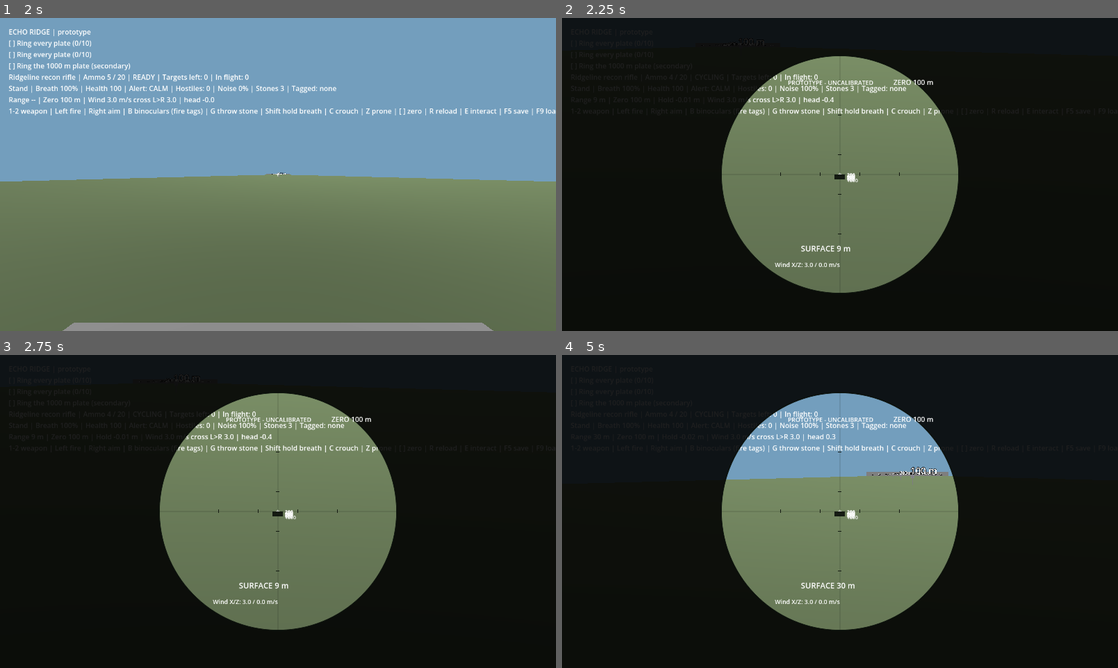
Above: before the commit, frames 1-4 (two rows, left to right).
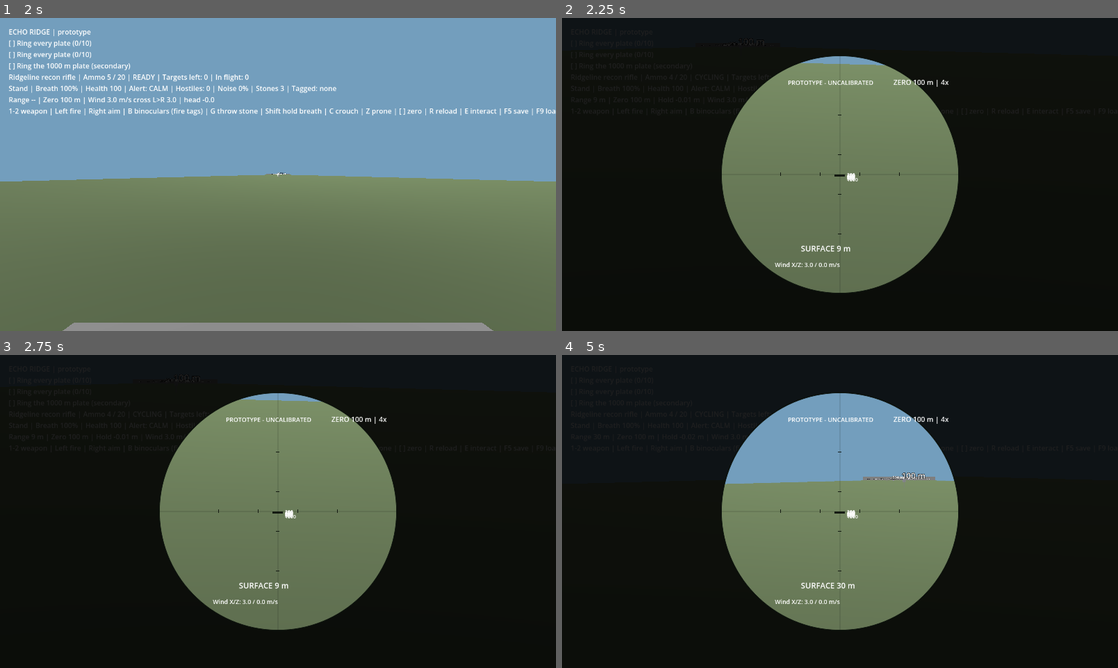
Above: after the commit, the same moments.

Repository: adam656677-oss/sniper
Game: Godot game, scene res://scenes/ui/main_menu.tscn
Same seed, same stepped clock (60 frames per second), same inputs: the game is played once before the commit and once after it.
Inputs (mouse positions are in pixels of both pictures, inside the frame that each line leads up to):
- Up to frame 1 (2 s): click "Missions" at 0.5 s; click "Shooting range" at 1.25 s
- Up to frame 2 (2.25 s): tap Enter at 2 s; move the mouse to (867, 174) at 2.02 s; hold W (move_forward) from 2.03 s (still down); hold Right mouse button (aim) from 2.03 s (still down); click (867, 174) at 2.17 s
- Up to frame 3 (2.75 s): keep holding W (move_forward); keep holding Right mouse button (aim); tap T (tag) at 2.3 s
- Up to frame 4 (5 s): keep holding W (move_forward); tap N (restart) at 2.75, 3.5, 4.25 s; move the mouse to (812, 511) at 2.77 s; release Right mouse button (aim) at 2.78 s; tap T (tag) at 2.85 s; click (812, 511) at 2.92 s; tap Mouse wheel up (zoom_in, bound only after the commit) at 3.05 s; move the mouse to (851, 505) at 3.52 s; hold Mouse wheel up (zoom_in, bound only after the commit) 3.53-4.28 s; click (851, 505) at 3.67 s; tap Mouse wheel down (zoom_out, bound only after the commit) at 3.8, 4.35 s; move the mouse to (834, 517) at 4.27 s; click (834, 517) at 4.42 s; right-click (834, 517) at 4.55 s

Frame 1 is identical in both runs. In frame 2, 1.0% of the frame differs, in the area x 31-70%, y 12-53%; in frame 3, 1.0%; in frame 4, 1.5%, in the area x 29-71%, y 18-53%.

Commit message:
Render the scope through a SubViewport with variable magnification
Checklist item 1.1 (logic and structure). ScopeView is a SubViewport
sharing the mission world whose camera copies the player camera every
frame at 4x to 12x magnification relative to the hip field of view; the
mouse wheel steps it while aiming. The scope overlay draws the viewport
texture as a disc inside the reticle, labels the magnification, and
scales holdover marks by the scope's angular resolution. Scope suite
extended.

Co-Authored-By: Claude Fable 5.1 <noreply@anthropic.com>
Claude-Session: https://claude.ai/code/session_01Eowivxxx5e3dLJLdS68ERi

Diff:
--- a/compound_mission.tscn
+++ b/compound_mission.tscn
@@ -11,6 +11,7 @@
 [ext_resource type="Script" path="res://scenes/player/stealth_kit.gd" id="9"]
 [ext_resource type="Script" path="res://scenes/ui/pause_menu.gd" id="10"]
 [ext_resource type="Script" path="res://scenes/ui/results_screen.gd" id="11"]
+[ext_resource type="Script" path="res://scenes/weapons/scope_view.gd" id="12"]
 
 [node name="CompoundMission" type="Node3D"]
 script = ExtResource("1")
@@ -31,6 +32,12 @@
 
 [node name="StealthKit" type="Node" parent="."]
 script = ExtResource("9")
+
+[node name="ScopeView" type="SubViewport" parent="."]
+size = Vector2i(1024, 1024)
+script = ExtResource("12")
+
+[node name="Camera3D" type="Camera3D" parent="ScopeView"]
 
 [node name="HUDLayer" type="CanvasLayer" parent="."]
 
--- a/main.tscn
+++ b/main.tscn
@@ -11,6 +11,7 @@
 [ext_resource type="Script" path="res://scenes/player/stealth_kit.gd" id="9"]
 [ext_resource type="Script" path="res://scenes/ui/pause_menu.gd" id="10"]
 [ext_resource type="Script" path="res://scenes/ui/results_screen.gd" id="11"]
+[ext_resource type="Script" path="res://scenes/weapons/scope_view.gd" id="12"]
 
 [node name="Mission" type="Node3D"]
 script = ExtResource("1")
@@ -31,6 +32,12 @@
 
 [node name="StealthKit" type="Node" parent="."]
 script = ExtResource("9")
+
+[node name="ScopeView" type="SubViewport" parent="."]
+size = Vector2i(1024, 1024)
+script = ExtResource("12")
+
+[node name="Camera3D" type="Camera3D" parent="ScopeView"]
 
 [node name="HUDLayer" type="CanvasLayer" parent="."]
 
--- a/mission.gd
+++ b/mission.gd
@@ -11,6 +11,7 @@
 @onready var killcam: KillCam = $KillCam
 @onready var stealth: StealthKit = $StealthKit
 @onready var results: ResultsScreen = $HUDLayer/Results
+@onready var scope_view: ScopeView = $ScopeView
 var measured_range := -1.0
 var last_long_shot := 0.0
 var stats := {"shots": 0, "hits": 0, "kills": 0, "longest_kill": 0.0, "elapsed": 0.0, "detections": 0}
@@ -25,6 +26,7 @@
 	player.position = level.spawn_point
 	weapon.camera = camera
 	weapon.excluded = [player.get_rid()]
+	scope_view.source = camera
 	weapon.body_hit.connect(level.on_body_hit)
 	weapon.wind = level.wind
 	level.player = player
@@ -167,6 +169,12 @@
 		weapon.adjust_zero(-1)
 	elif event.is_action_pressed("skip_killcam"):
 		killcam.skip()
+	elif event.is_action_pressed("zoom_in"):
+		if is_aiming():
+			scope_view.zoom_in()
+	elif event.is_action_pressed("zoom_out"):
+		if is_aiming():
+			scope_view.zoom_out()
 	elif event.is_action_pressed("binoculars"):
 		stealth.toggle_binoculars()
 	elif event.is_action_pressed("tag"):
--- a/project.godot
+++ b/project.godot
@@ -117,3 +117,11 @@
 "deadzone": 0.5,
 "events": [Object(InputEventKey,"resource_local_to_scene":false,"resource_name":"","device":-1,"window_id":0,"alt_press …(196 unchanged characters)…
 }
+zoom_in={
+"deadzone": 0.5,
+"events": [Object(InputEventMouseButton,"resource_local_to_scene":false,"resource_name":"","device":-1,"window_id":0,"alt_pressed":false,"shift_pressed":false,"ctrl_pressed":false,"meta_pressed":false,"pressed":false,"button_mask":0,"position":Vector2(0, 0),"global_position":Vector2(0, 0),"factor":1.0,"button_index":4,"canceled":false,"pressed":false,"double_click":false,"script":null)]
+}
+zoom_out={
+"deadzone": 0.5,
+"events": [Object(InputEventMouseButton,"resource_local_to_scene":false,"resource_name":"","device":-1,"window_id":0,"alt_pressed":false,"shift_pressed":false,"ctrl_pressed":false,"meta_pressed":false,"pressed":false,"button_mask":0,"position":Vector2(0, 0),"global_position":Vector2(0, 0),"factor":1.0,"button_index":5,"canceled":false,"pressed":false,"double_click":false,"script":null)]
+}
--- a/range_mission.tscn
+++ b/range_mission.tscn
@@ -11,6 +11,7 @@
 [ext_resource type="Script" path="res://scenes/player/stealth_kit.gd" id="9"]
 [ext_resource type="Script" path="res://scenes/ui/pause_menu.gd" id="10"]
 [ext_resource type="Script" path="res://scenes/ui/results_screen.gd" id="11"]
+[ext_resource type="Script" path="res://scenes/weapons/scope_view.gd" id="12"]
 
 [node name="RangeMission" type="Node3D"]
 script = ExtResource("1")
@@ -31,6 +32,12 @@
 
 [node name="StealthKit" type="Node" parent="."]
 script = ExtResource("9")
+
+[node name="ScopeView" type="SubViewport" parent="."]
+size = Vector2i(1024, 1024)
+script = ExtResource("12")
+
+[node name="Camera3D" type="Camera3D" parent="ScopeView"]
 
 [node name="HUDLayer" type="CanvasLayer" parent="."]
 
--- /dev/null
+++ b/scenes/weapons/scope_view.gd
@@ -0,0 +1,46 @@
+class_name ScopeView
+extends SubViewport
+
+# Renders the magnified scope picture. The scope camera follows the player's
+# camera every frame; magnification is relative to the hip field of view.
+
+const ZOOM_MIN := 4.0
+const ZOOM_MAX := 12.0
+const ZOOM_STEP := 2.0
+
+var source: Camera3D
+var zoom := ZOOM_MIN
+@onready var camera: Camera3D = $Camera3D
+
+func _ready() -> void:
+	own_world_3d = false
+	render_target_update_mode = SubViewport.UPDATE_ALWAYS
+
+static func fov_for_zoom(magnification: float, hip_fov: float) -> float:
+	return rad_to_deg(2.0 * atan(tan(deg_to_rad(hip_fov) * 0.5) / maxf(magnification, 1.0)))
+
+func set_zoom(value: float) -> void:
+	zoom = clampf(snappedf(value, ZOOM_STEP), ZOOM_MIN, ZOOM_MAX)
+
+func zoom_in() -> bool:
+	var before := zoom
+	set_zoom(zoom + ZOOM_STEP)
+	return zoom != before
+
+func zoom_out() -> bool:
+	var before := zoom
+	set_zoom(zoom - ZOOM_STEP)
+	return zoom != before
+
+func current_fov() -> float:
+	return fov_for_zoom(zoom, clampf(float(Settings.get_value("video", "fov")), 60.0, 110.0))
+
+func follow() -> void:
+	if source == null:
+		return
+	camera.global_transform = source.global_transform
+	camera.fov = current_fov()
+	camera.current = true
+
+func _process(_delta: float) -> void:
+	follow()
--- a/scope_overlay.gd
+++ b/scope_overlay.gd
@@ -37,7 +37,9 @@
 	if not weapon.profile().simulated_projectile:
 		return marks
 	var viewport_size := get_viewport_rect().size
-	var pixels_per_radian: float = (viewport_size.y * 0.5) / tan(deg_to_rad(game.camera.fov) * 0.5)
+	var scope_fov: float = game.scope_view.current_fov() if game.get("scope_view") else game.camera.fov
+	var radius := minf(viewport_size.x, viewport_size.y) * 0.38
+	var pixels_per_radian: float = radius / tan(deg_to_rad(scope_fov) * 0.5)
 	var zero: float = weapon.zero_range()
 	var distance := zero + 100.0
 	while distance <= 1000.0:
@@ -46,12 +48,32 @@
 		distance += 100.0
 	return marks
 
+# The magnified picture from the scope viewport, as a textured disc.
+func draw_scope_picture(center: Vector2, radius: float) -> void:
+	var game := mission()
+	if game == null or not game.get("scope_view"):
+		return
+	var texture: Texture2D = game.scope_view.get_texture()
+	if texture == null:
+		return
+	var points := PackedVector2Array()
+	var uvs := PackedVector2Array()
+	var colors := PackedColorArray()
+	for i in range(64):
+		var a := TAU * float(i) / 64.0
+		var direction := Vector2(cos(a), sin(a))
+		points.append(center + direction * radius)
+		uvs.append(Vector2(0.5, 0.5) + direction * 0.5)
+		colors.append(Color.WHITE)
+	draw_polygon(points, colors, uvs, texture)
+
 func _draw() -> void:
 	var viewport_size := get_viewport_rect().size
 	var center := viewport_size * 0.5
 	var radius := minf(viewport_size.x, viewport_size.y) * 0.38
 	var ink := Color(0.04, 0.06, 0.04, 0.9)
 	var tint := Color(0.0, 0.0, 0.0, 0.88)
+	draw_scope_picture(center, radius)
 	for i in range(96):
 		var a := TAU * float(i) / 96.0
 		var b := TAU * float(i + 1) / 96.0
@@ -71,7 +93,7 @@
 	var font := ThemeDB.fallback_font
 	draw_string(font, center + Vector2(-90, radius * 0.65), range_text, HORIZONTAL_ALIGNMENT_LEFT, -1, 18, Color.WHITE)
 	var game := mission()
-	draw_string(font, center + Vector2(radius * 0.45, -radius * 0.75), "ZERO %.0f m" % game.weapon.zero_range(), HORIZONTAL_ALIGNMENT_LEFT, -1, 16, Color.WHITE)
+	draw_string(font, center + Vector2(radius * 0.45, -radius * 0.75), "ZERO %.0f m | %.0fx" % [game.weapon.zero_range(), game.scope_view.zoom], HORIZONTAL_ALIGNMENT_LEFT, -1, 16, Color.WHITE)
 	for mark in holdover_marks():
 		var y: float = center.y + mark.pixels
 		if y < center.y + radius:
--- a/tests/scope.gd
+++ b/tests/scope.gd
@@ -46,6 +46,23 @@
 	check(weapon.projectiles[0].velocity.y > low_zero_lift and low_zero_lift > 0.0, "Longer zero launches the bullet higher")
 	weapon.projectiles.clear()
 	weapon.zero_ranges[0] = 100.0
+	# Rendered scope view.
+	var scope = game.scope_view
+	check(scope.source == game.camera and scope.zoom == 4.0, "Scope view follows the player camera at 4x")
+	game.camera.global_position = Vector3(5, 3, -7)
+	game.camera.global_rotation = Vector3(0.1, 0.4, 0)
+	scope.follow()
+	check(scope.camera.global_transform.is_equal_approx(game.camera.global_transform), "Scope camera copies the player camera transform")
+	var fov_4x: float = scope.current_fov()
+	check(fov_4x < 25.0 and fov_4x > 15.0, "4x magnification narrows the scope view")
+	check(scope.zoom_in() and scope.zoom == 6.0 and scope.current_fov() < fov_4x, "Wheel up magnifies")
+	scope.set_zoom(100.0)
+	check(scope.zoom == 12.0 and not scope.zoom_in(), "Magnification clamps at 12x")
+	scope.set_zoom(1.0)
+	check(scope.zoom == 4.0 and not scope.zoom_out(), "Magnification clamps at 4x")
+	check(absf(scope.fov_for_zoom(1.0, 75.0) - 75.0) < 0.001, "1x magnification is the hip field of view")
+	game.camera.global_position = Vector3(30, 2, 0)
+	game.camera.global_rotation = Vector3.ZERO
 	# Reticle marks.
 	var overlay = game.get_node("ScopeLayer/ScopeOverlay")
 	game.camera.fov = 25.0
@@ -56,6 +73,9 @@
 		if marks[i].pixels <= marks[i - 1].pixels:
 			monotonic = false
 	check(monotonic and marks[0].pixels > 0.0, "Holdover marks descend monotonically below centre")
+	scope.set_zoom(12.0)
+	check(overlay.holdover_marks()[0].pixels > marks[0].pixels * 2.0, "Marks spread out at higher magnification")
+	scope.set_zoom(4.0)
 	# Rangefinder.
 	var wall: StaticBody3D = game.level.spawn_box(Vector3(30, 2, -40), Vector3(4, 4, 1), Color.GRAY)
 	await physics_frame
Not shown: 1 places in compound_mission.tscn that only renumber resources
Not shown: 1 places in main.tscn that only renumber resources
Not shown: 1 places in range_mission.tscn that only renumber resources
Not shown, added: scenes/weapons/scope_view.gd.uid
Not shown, changed: docs/CHECKLIST.md
Not shown, changed: docs/VALIDATION.md
